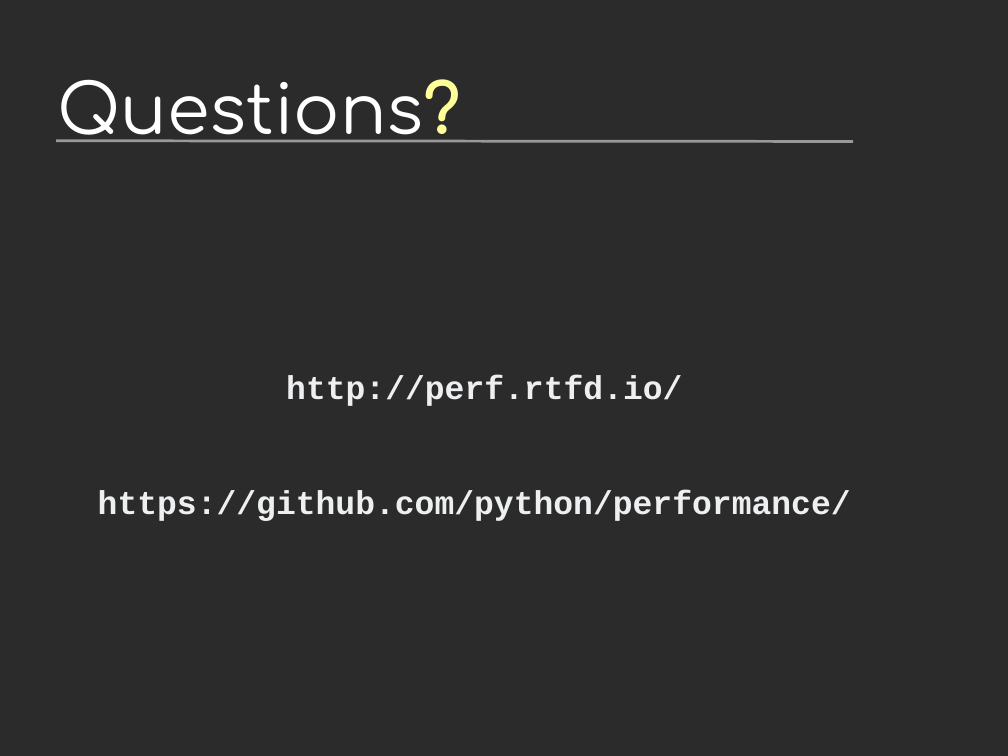
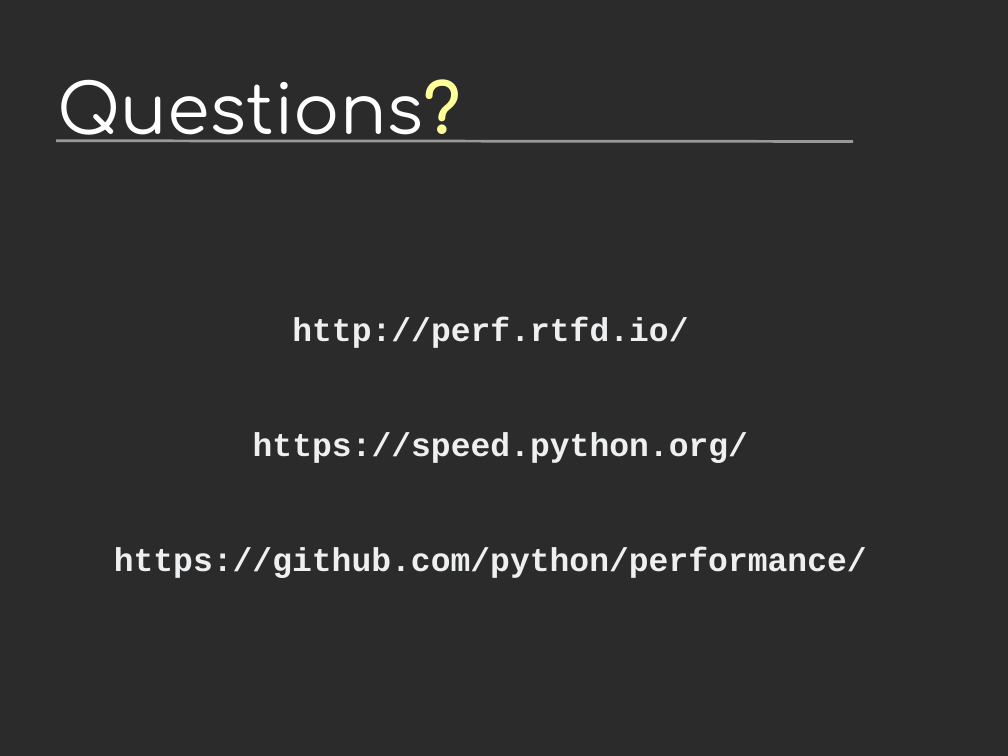
Before and after one commit to vstinner/talks, a slide deck: slide 35 of 2017-FOSDEM-Brussels/howto_run_stable_benchmarks.odp (slide 32 before the commit). Drawn at 1008x756 pixels with LibreOffice and Linux fonts; fonts in the diff are those of the drawing; background and template pictures are left out; a plain dark background stands for a picture behind light text. Boxes give left, top, right and bottom in pixels: in the first picture for what was removed or moved away, otherwise in the second. Text is boxed around its words. In the diff, an @@ line names an element or a change of style, - is before the commit and + after.

```diff
--- a/2017-FOSDEM-Brussels/howto_run_stable_benchmarks.odp
+++ b/2017-FOSDEM-Brussels/howto_run_stable_benchmarks.odp
@@ text "http://perf.rtfd.io/" moved from (x1=98, y1=375, x2=851, y2=521) to (x1=114, y1=317, x2=867, y2=578) @@
@@ text at (x1=253, y1=432, x2=748, y2=463): paragraph added @@
+https://speed.python.org/
```
Also in this commit, not shown: 1 other slide changed, 3 slides added, 3 other files.
